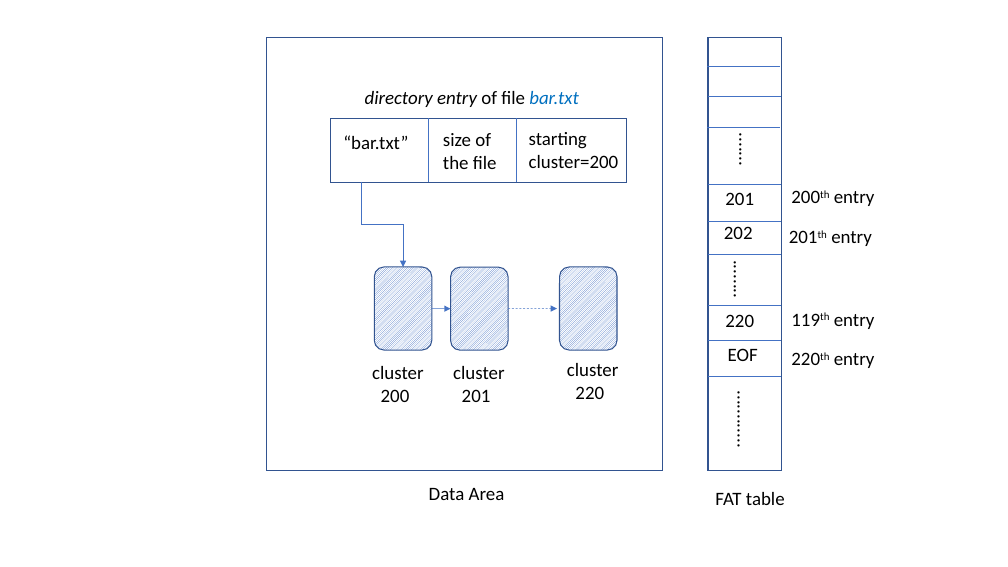
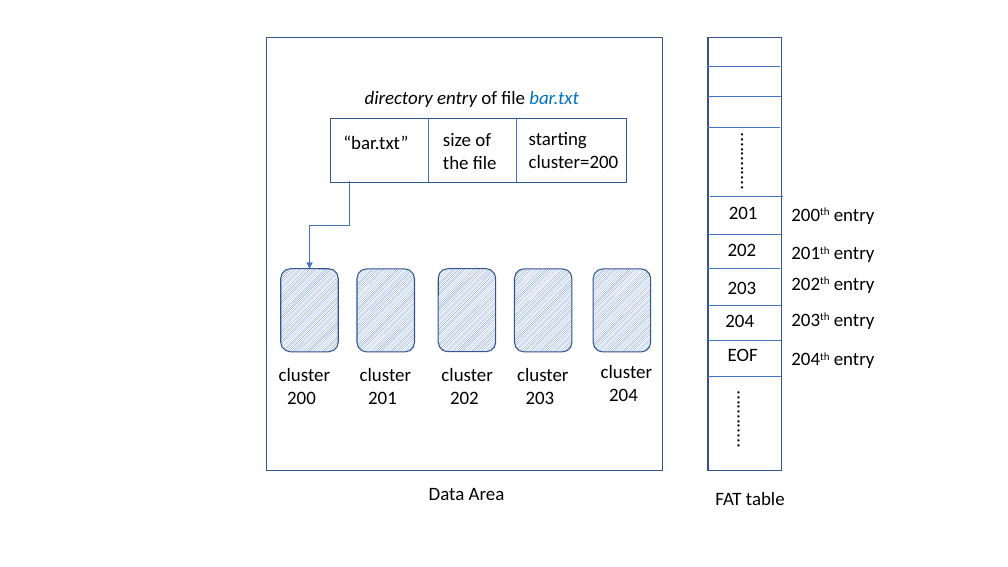
Before and after one commit to sankardasroy/Digital-Forensics-Research, a slide deck: slide 1 of dfr_metadata/book_chapter/fig/fat1.pptx. Drawn at 1008x567 pixels with LibreOffice and Linux fonts; fonts in the diff are those of the drawing. Boxes give left, top, right and bottom in pixels: in the first picture for what was removed or moved away, otherwise in the second. Text is boxed around its words. In the diff, an @@ line names an element or a change of style, - is before the commit and + after.

```diff
--- a/dfr_metadata/book_chapter/fig/fat1.pptx
+++ b/dfr_metadata/book_chapter/fig/fat1.pptx
@@ text at [734, 125, 764, 202]: text changed @@
-.......
+............
@@ elbow arrow moved from (361, 182) - (403, 267) to (349, 181) - (309, 269) @@
@@ text "201": place and size @@
-text "201" at [725, 192, 754, 205]
+text "201" at [729, 206, 758, 219]
@@ text "200th entry": place and size @@
-text "200th entry" at [834, 191, 875, 206]
+text "200th entry" at [834, 209, 875, 224]
@@ line moved from (709, 222) - (782, 222) to (709, 234) - (782, 234) @@
@@ text "202": place and size @@
-text "202" at [724, 226, 753, 239]
+text "202" at [728, 243, 757, 256]
@@ 2 texts, 2 rounded rectangles: place and size @@
-2 texts, 2 rounded rectangles at [372, 267, 508, 402]
+2 texts, 2 rounded rectangles at [279, 269, 414, 404]
@@ rounded rectangle added at [439, 268, 496, 352], fill pattern #4472C4 on #FFFFFF, outline #325491 1 pt @@
@@ rounded rectangle added at [515, 269, 572, 352], fill pattern #4472C4 on #FFFFFF, outline #325491 1 pt @@
@@ rounded rectangle: place and size @@
-rounded rectangle at [560, 267, 617, 350]
+rounded rectangle at [594, 269, 651, 352]
@@ 2 lines, 1 text: place and size @@
-2 lines, 1 text at [709, 184, 872, 254]
+2 lines, 1 text at [707, 197, 875, 268]
@@ text removed at [726, 252, 757, 306] @@
-........
@@ text added at [728, 281, 757, 294], 18 pt, text #000000 @@
+203
@@ text added at [834, 278, 875, 293], 18 pt, text #000000 @@
+202th entry
@@ arrow removed from (432, 309) to (451, 309) @@
@@ arrow removed from (508, 309) to (557, 309) @@
@@ text at [725, 314, 754, 327]: text changed @@
-220
+204
@@ text "cluster": place and size @@
-text "cluster" at [567, 363, 618, 399]
+text "cluster" at [601, 365, 652, 401]
@@ text added at [441, 368, 492, 404], 18 pt, text #000000 @@
+cluster
+202
@@ text added at [517, 368, 568, 404], 18 pt, text #000000 @@
+cluster
+203
@@ text at [609, 388, 638, 401]: text changed @@
-220
+204
```
Also in this commit, not shown: 7 other files.
